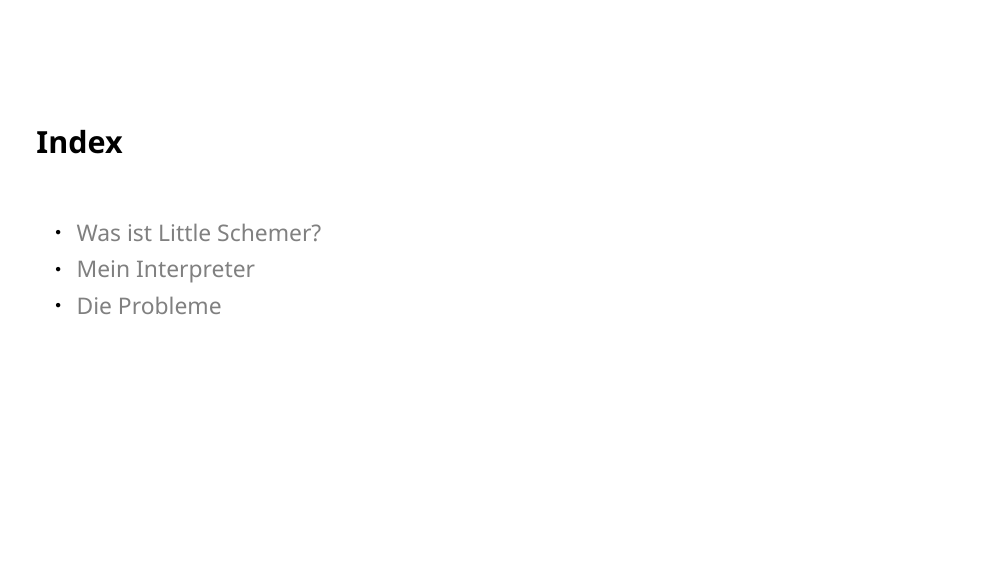
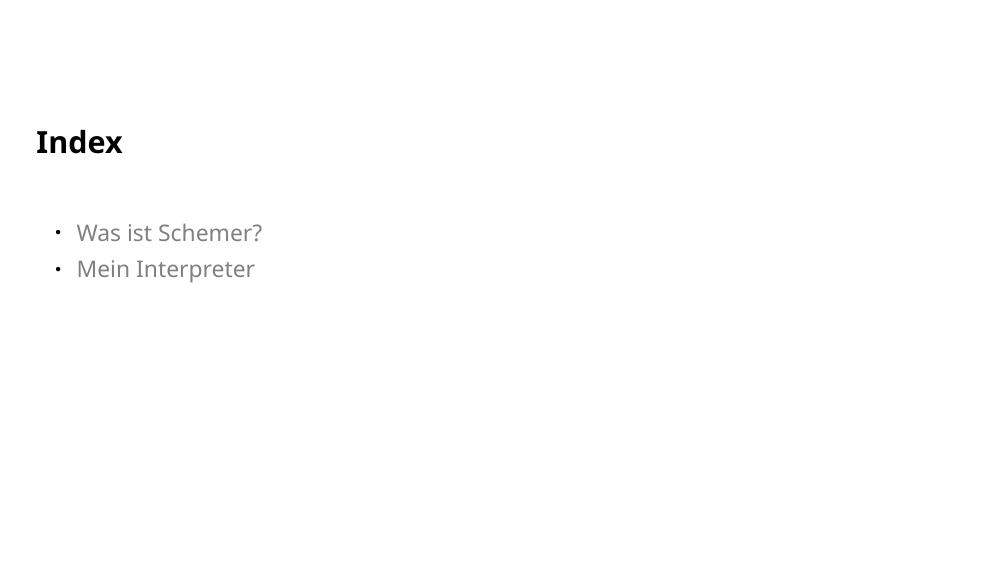
Before and after one commit to Iquiji/little-schemer-talk, a slide deck: slide 2 of Talk Engineering Day 2-6-2022.odp. Drawn at 1008x567 pixels with LibreOffice and Linux fonts; fonts in the diff are those of the drawing. Boxes give left, top, right and bottom in pixels: in the first picture for what was removed or moved away, otherwise in the second. Text is boxed around its words. In the diff, an @@ line names an element or a change of style, - is before the commit and + after.

```diff
--- a/Talk Engineering Day 2-6-2022.odp
+++ b/Talk Engineering Day 2-6-2022.odp
@@ text at box(77, 223, 262, 241): text changed @@
-● Was ist Little Schemer?
+● Was ist Schemer?
@@ text at box(77, 296, 222, 314): paragraph removed @@
-● Die Probleme
```
Also in this commit, not shown: 5 other slides changed, 4 slides added, 2 slides removed.
